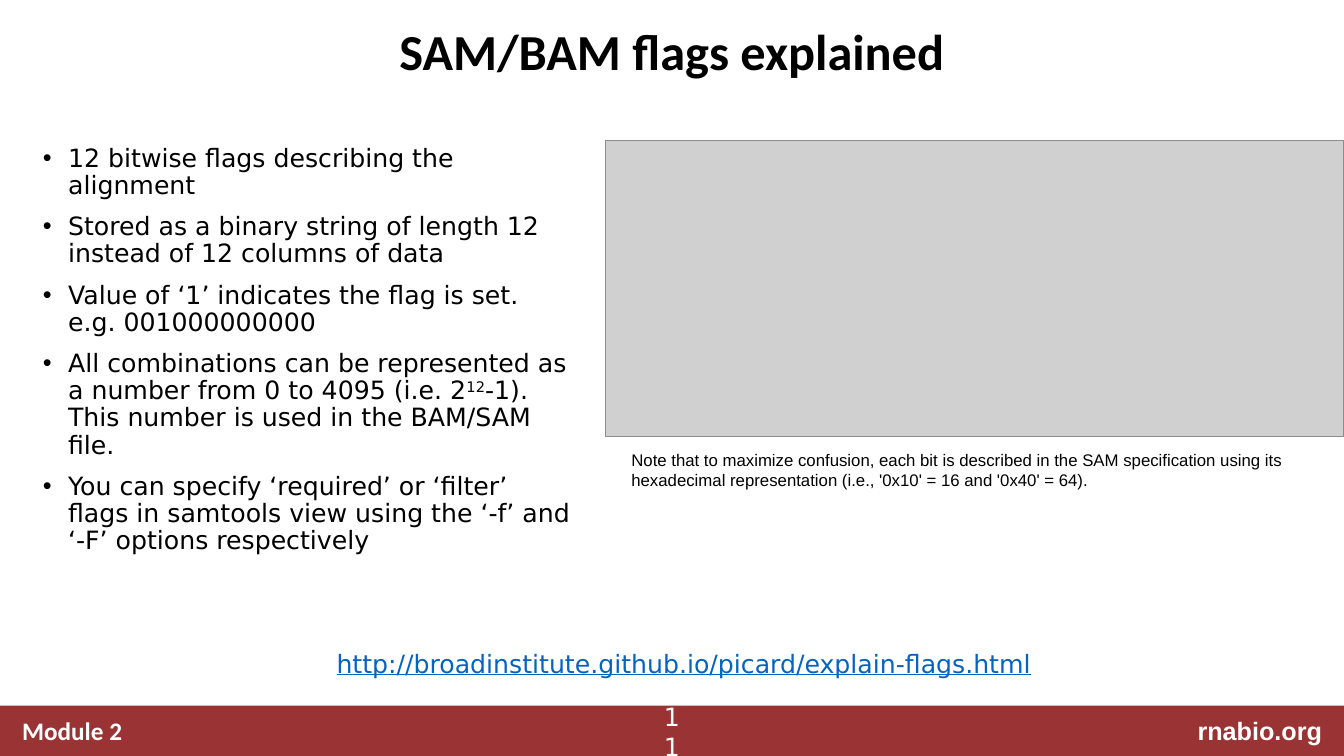
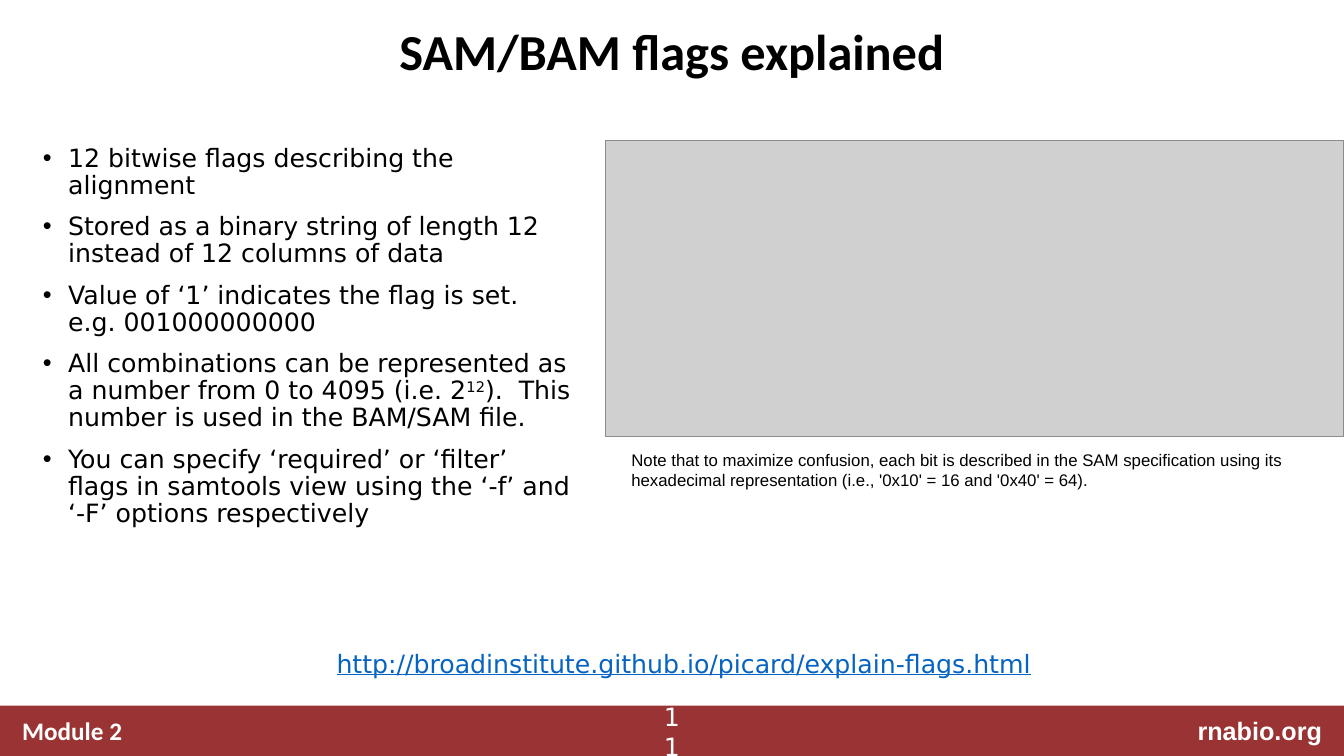
Before and after one commit to griffithlab/rnabio.org, a slide deck: slide 11 of assets/lectures/cbw/2024/mini/RNASeq_MiniLecture_02_03_SAM_BAM_BED.pptx. Drawn at 1344x756 pixels with LibreOffice and Linux fonts; fonts in the diff are those of the drawing; grey boxes stand for pictures. Boxes give left, top, right and bottom in pixels: in the first picture for what was removed or moved away, otherwise in the second. Text is boxed around its words. In the diff, an @@ line names an element or a change of style, - is before the commit and + after.

Commit message:
minor lecture updates

```diff
--- a/assets/lectures/cbw/2024/mini/RNASeq_MiniLecture_02_03_SAM_BAM_BED.pptx
+++ b/assets/lectures/cbw/2024/mini/RNASeq_MiniLecture_02_03_SAM_BAM_BED.pptx
@@ text at (68,353,570,429): text changed @@
-• All combinations can be represented as a number from 0 to 4095 (i.e. 212-1). This number is used in the BAM/SAM file.
+• All combinations can be represented as a number from 0 to 4095 (i.e. 212). This number is used in the BAM/SAM file.
```
Also in this commit, not shown: 2 other slides changed, 3 other files.
